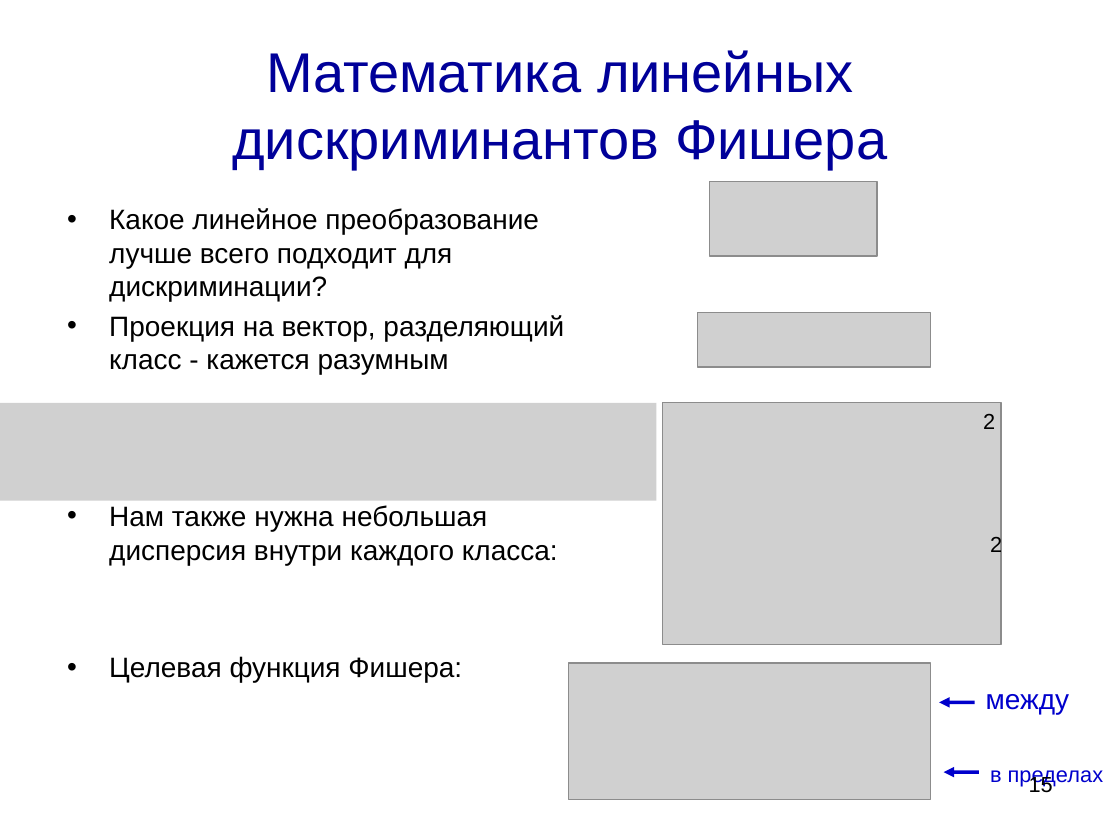
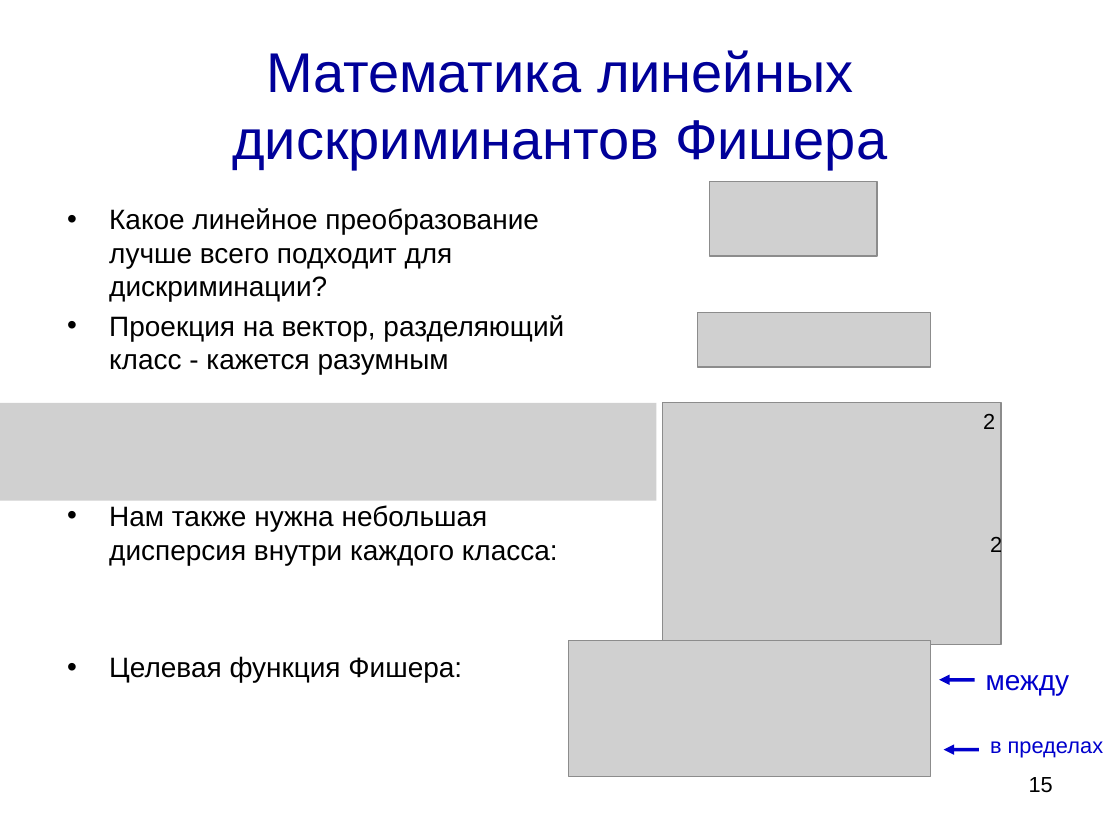
Before and after one commit to sudakov/ai-lab, a slide deck: slide 15 of ML3.pptx. Drawn at 1120x840 pixels with LibreOffice and Linux fonts; fonts in the diff are those of the drawing; grey boxes stand for pictures. Boxes give left, top, right and bottom in pixels: in the first picture for what was removed or moved away, otherwise in the second. Text is boxed around its words. In the diff, an @@ line names an element or a change of style, - is before the commit and + after.

```diff
--- a/ML3.pptx
+++ b/ML3.pptx
@@ 1 text, 1 arrow, 1 picture: place and size @@
-1 text, 1 arrow, 1 picture at (569, 663, 1070, 800)
+1 text, 1 arrow, 1 picture at (569, 641, 1070, 777)
@@ arrow moved from (979, 772) - (944, 772) to (979, 749) - (944, 749) @@
@@ text "в пределах": place and size @@
-text "в пределах" at (990, 770, 1104, 787)
+text "в пределах" at (990, 741, 1104, 758)
```
Also in this commit, not shown: 1 other slide changed, 5 other files.
